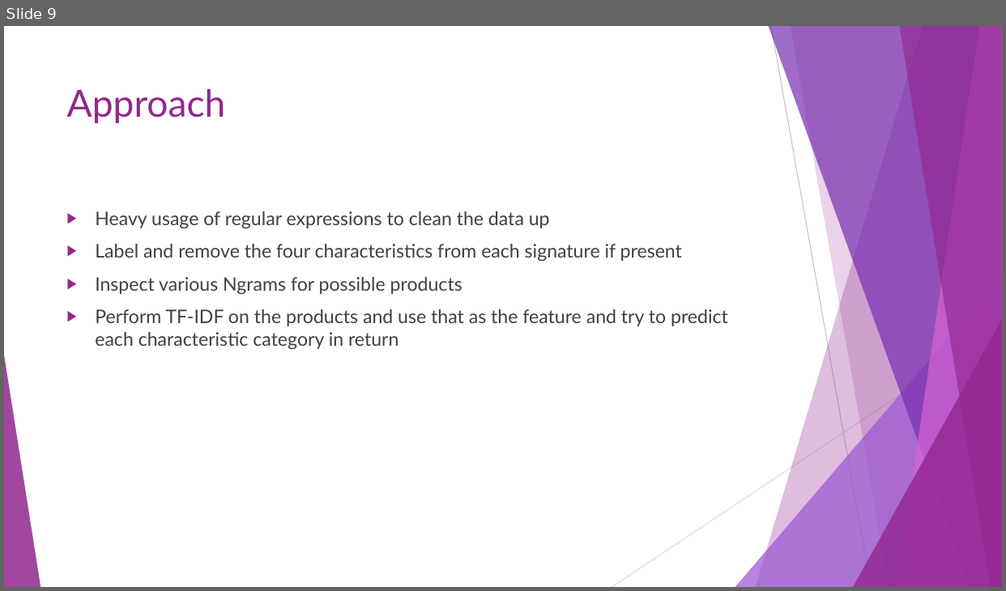
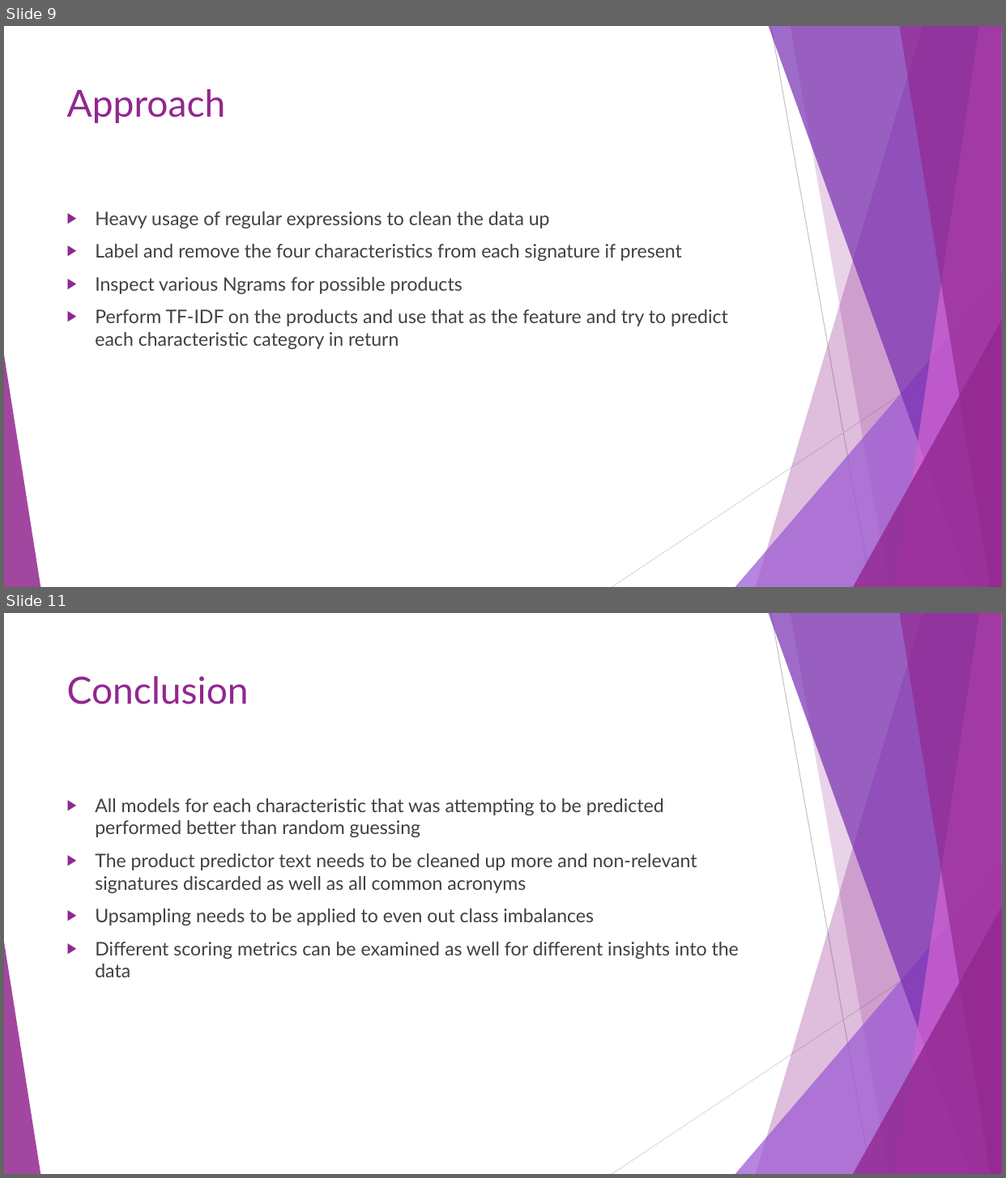
Before and after one commit to 99KHayes/products-for-curlies, a slide deck: results/Naturally_Curly.pptx. Shown one above the other, each under a label of ours: slide 9 before the commit, slides 9 and 11 after it; the slides between them are not shown. The pictures are 1006x591 and 1006x1178 pixels, drawn with LibreOffice and Linux fonts; fonts in the diff are those of the drawing. Boxes give left, top, right and bottom in pixels: in the first picture for what was removed or moved away, otherwise in the second. Text is boxed around its words. In the diff, an @@ line names an element or a change of style, - is before the commit and + after.

```diff
--- a/results/Naturally_Curly.pptx
+++ b/results/Naturally_Curly.pptx
@@ slide 11 added at (4,613,1002,1174), background #FFFFFF; not listed: 10 template elements that a slide beside it also shows @@
@@ title added at (67,676,249,705), 36 pt, text #92278F @@
+Conclusion
@@ text added at (95,798,739,977), 18 pt, text #404040 @@
+▶ All models for each characteristic that was attempting to be predicted performed better than random guessing
+▶ The product predictor text needs to be cleaned up more and non-relevant signatures discarded as well as all common acronyms
+▶ Upsampling needs to be applied to even out class imbalances
+▶ Different scoring metrics can be examined as well for different insights into the data
```
Also in this commit, not shown: 2 slides changed, 1 other file.
